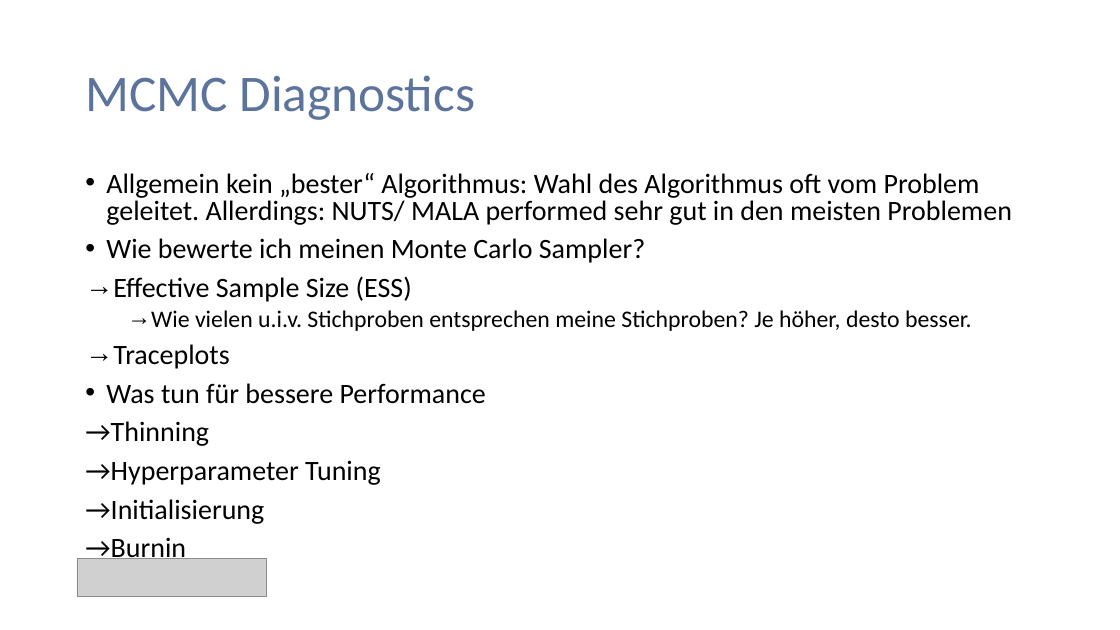
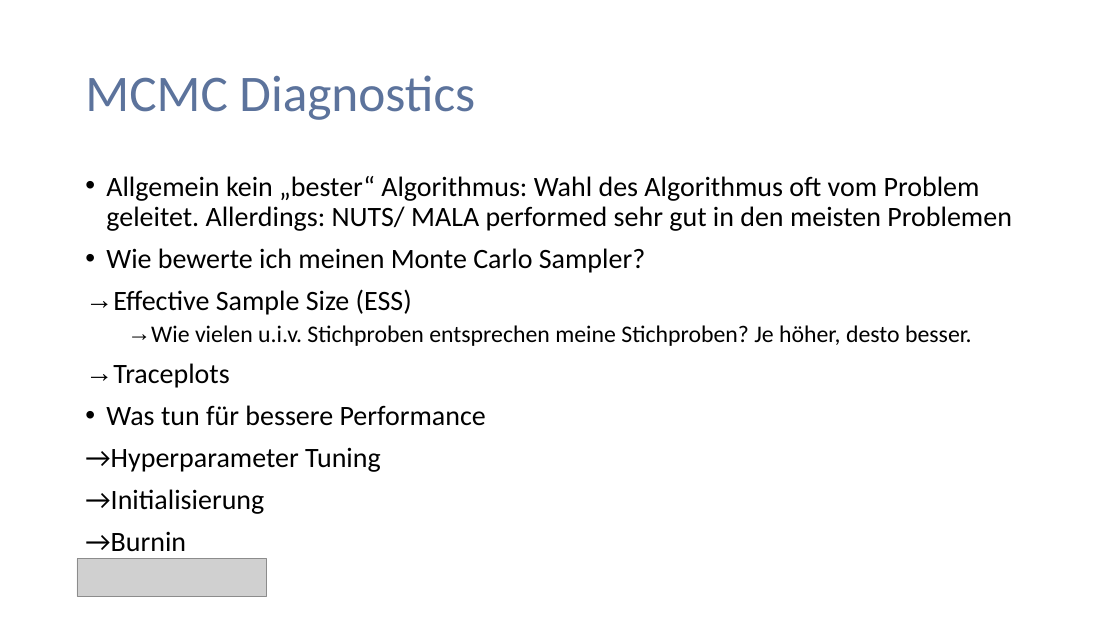
Before and after one commit to PaulNitschke/MCMC-Workshop---Stads, a slide deck: slide 26 of Präsentation_MonteCarlo.pptx. Drawn at 1120x630 pixels with LibreOffice and Linux fonts; fonts in the diff are those of the drawing; grey boxes stand for pictures. Boxes give left, top, right and bottom in pixels: in the first picture for what was removed or moved away, otherwise in the second. Text is boxed around its words. In the diff, an @@ line names an element or a change of style, - is before the commit and + after.

Commit message:
updated presentation

```diff
--- a/Präsentation_MonteCarlo.pptx
+++ b/Präsentation_MonteCarlo.pptx
@@ text "Allgemein kein „bester“ Algorithmus: Wahl ..." at (85,176,1012,552): line spacing 0.8 to 0.9 @@
@@ text at (85,421,209,446): paragraph removed @@
-→Thinning
```
